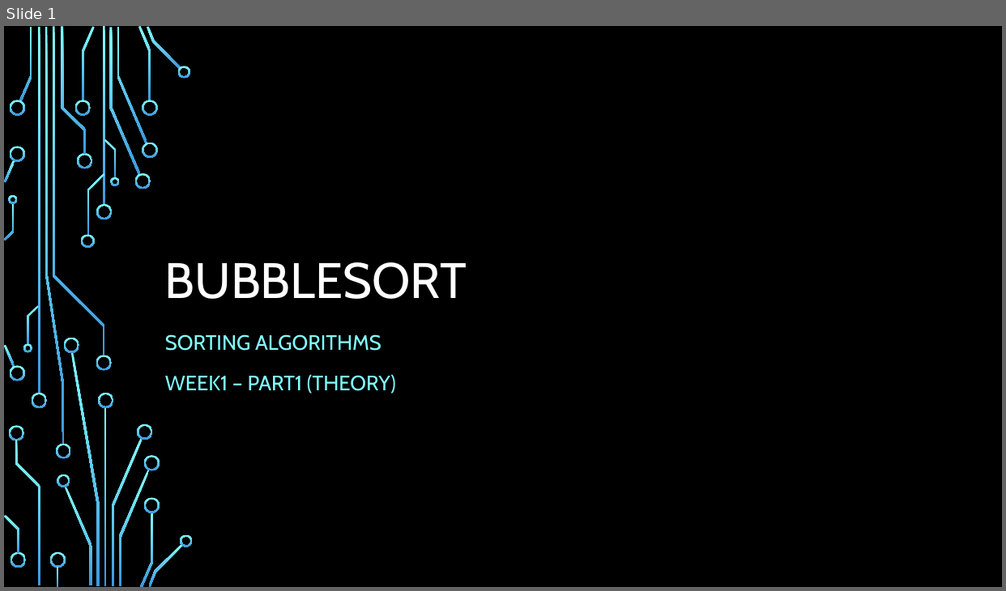
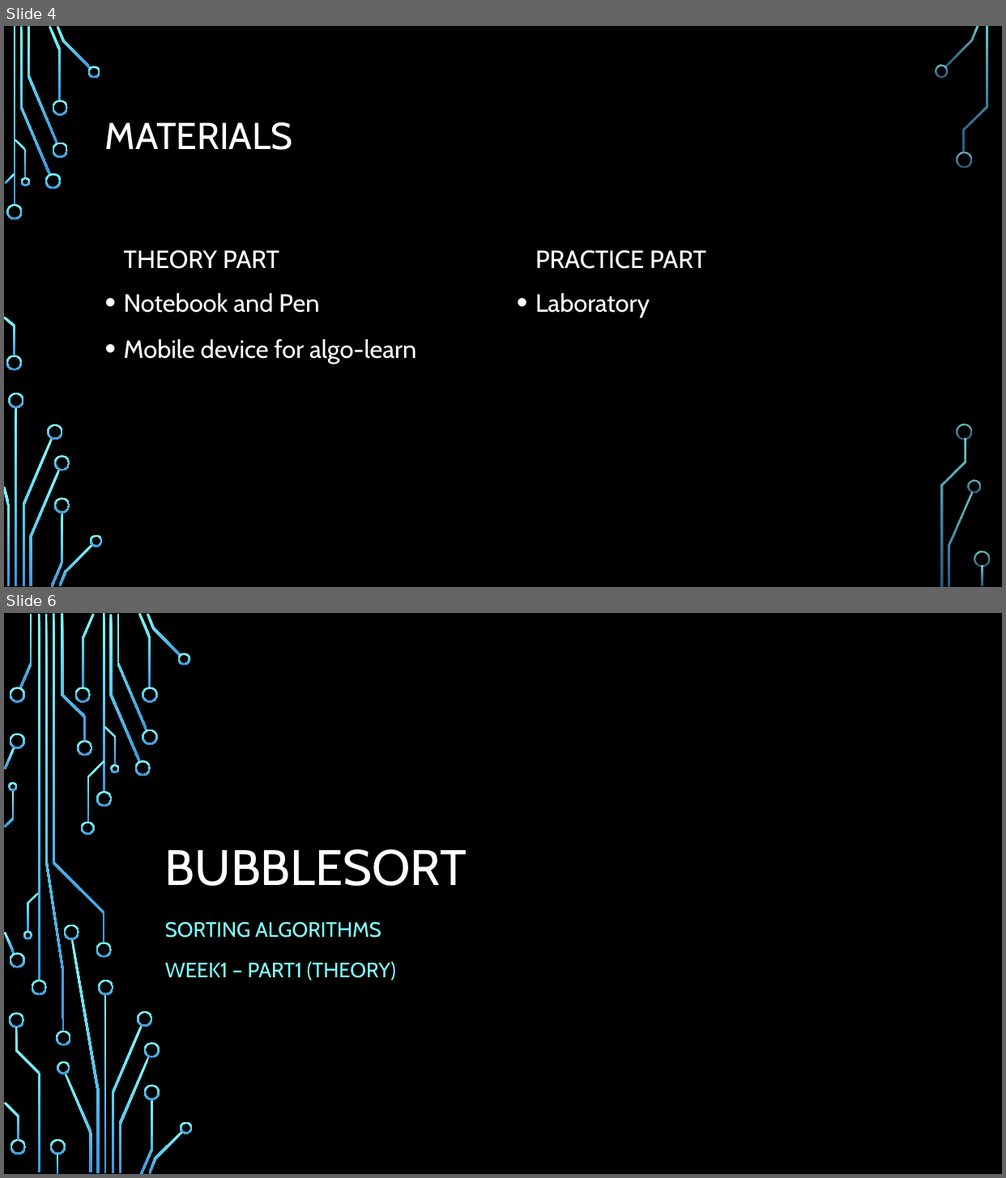
Before and after one commit to Fabianstw/MiniGamesArduino, a slide deck: LearningUnit/Presentation/BubbleSortTheoryWeek1.pptx. Shown one above the other, each under a label of ours: slide 1 before the commit, slides 4 and 6 after it; the slides between them are not shown. The pictures are 1006x591 and 1006x1178 pixels, drawn with LibreOffice and Linux fonts; fonts in the diff are those of the drawing; background and template pictures are left out. Boxes give left, top, right and bottom in pixels: in the first picture for what was removed or moved away, otherwise in the second. Text is boxed around its words. In the diff, an @@ line names an element or a change of style, - is before the commit and + after.

Commit message:
Update BaseInformation.tex to reflect new school name and enhance learning unit details

```diff
--- a/LearningUnit/Presentation/BubbleSortTheoryWeek1.pptx
+++ b/LearningUnit/Presentation/BubbleSortTheoryWeek1.pptx
@@ slide 4 added at bbox=[4, 26, 1002, 587], background picture (left out) @@
@@ title added at bbox=[105, 122, 293, 150], 36 pt, text #FFFFFF @@
+MATERIALS
@@ text added at bbox=[124, 250, 279, 269], 24 pt, text #FFFFFF @@
+THEORY PART
@@ text added at bbox=[535, 250, 706, 269], 24 pt, text #FFFFFF @@
+PRACTICE PART
@@ text added at bbox=[124, 293, 416, 364], 24 pt, text #FFFFFF @@
+• Notebook and Pen
+• Mobile device for algo-learn
@@ text added at bbox=[535, 293, 650, 318], 24 pt, text #FFFFFF @@
+• Laboratory
@@ group added at bbox=[4, 26, 990, 587]: 33 freeform shapes, 3 rectangles @@
@@ what was slide 1 is now slide 6 @@
```
Also in this commit, not shown: 6 other slides added, 2 other files.
